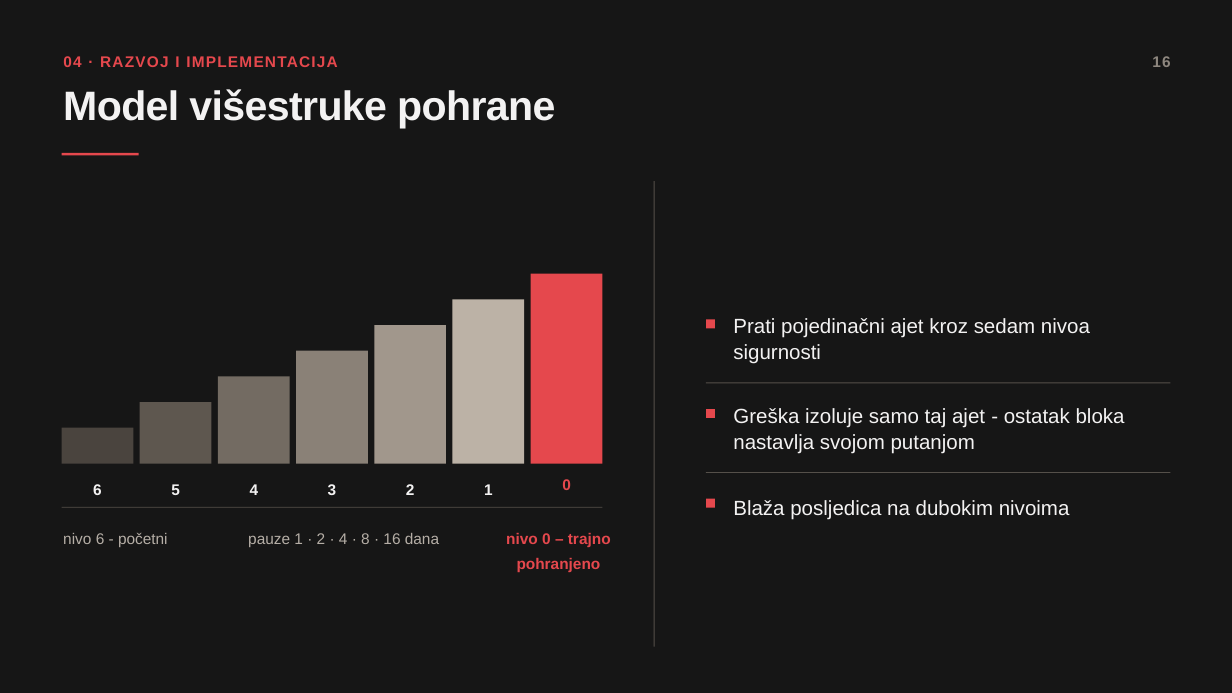
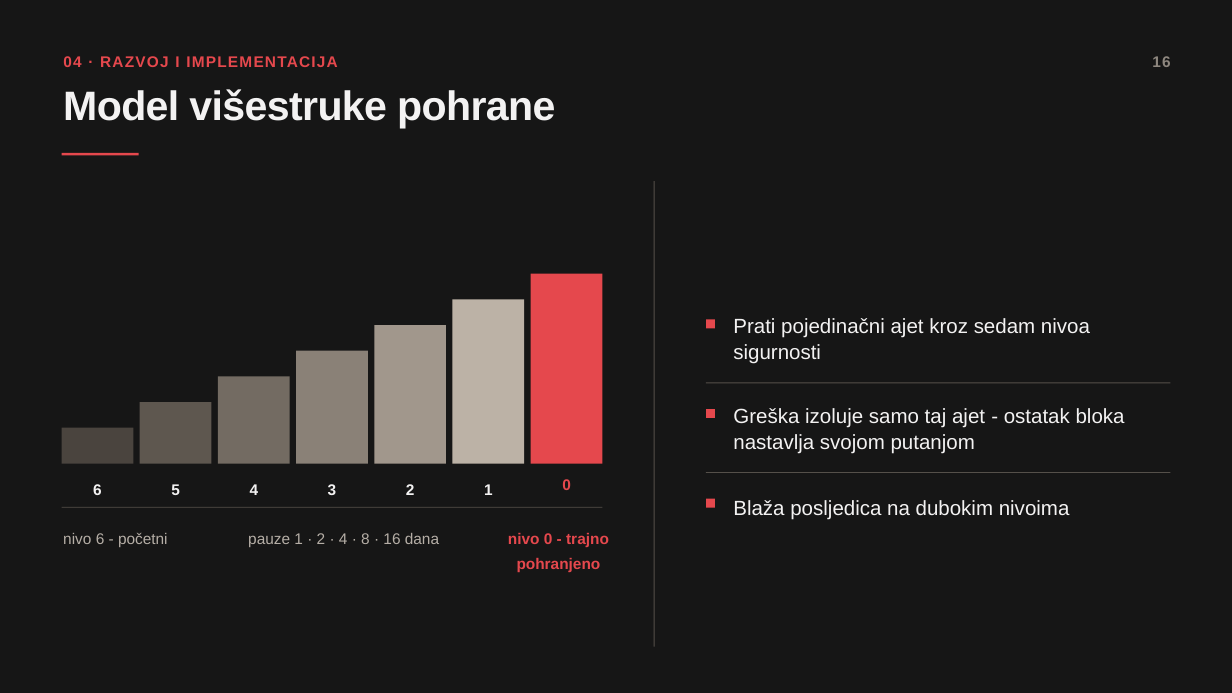
Before and after one commit to Amira-Mehic/Tmizan, a slide deck: slide 16 of Diplomski_Rad_Prezentacija_Amira_Mehić .pptx. Drawn at 1232x693 pixels with LibreOffice and Linux fonts; fonts in the diff are those of the drawing. Boxes give left, top, right and bottom in pixels: in the first picture for what was removed or moved away, otherwise in the second. Text is boxed around its words. In the diff, an @@ line names an element or a change of style, - is before the commit and + after.

```diff
--- a/Diplomski_Rad_Prezentacija_Amira_Mehić .pptx
+++ b/Diplomski_Rad_Prezentacija_Amira_Mehić .pptx
@@ text at [508,533,609,573]: text changed @@
-nivo 0 – trajno pohranjeno
+nivo 0 - trajno pohranjeno
```
Also in this commit, not shown: 4 other slides changed, 1 other file.
